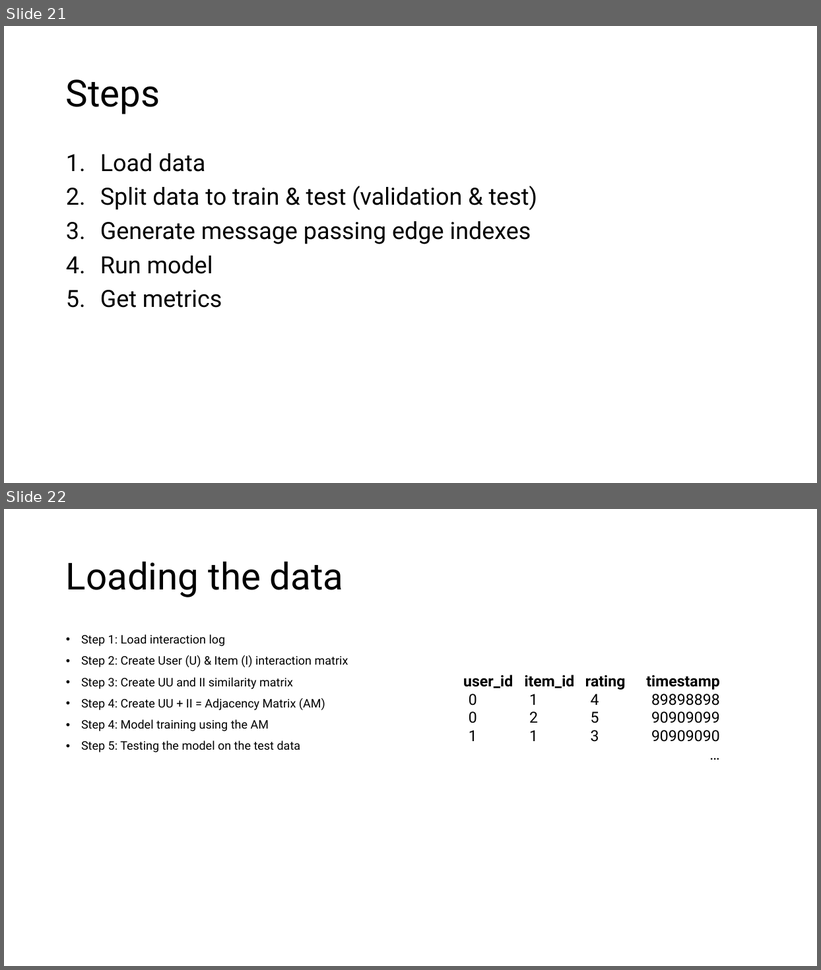
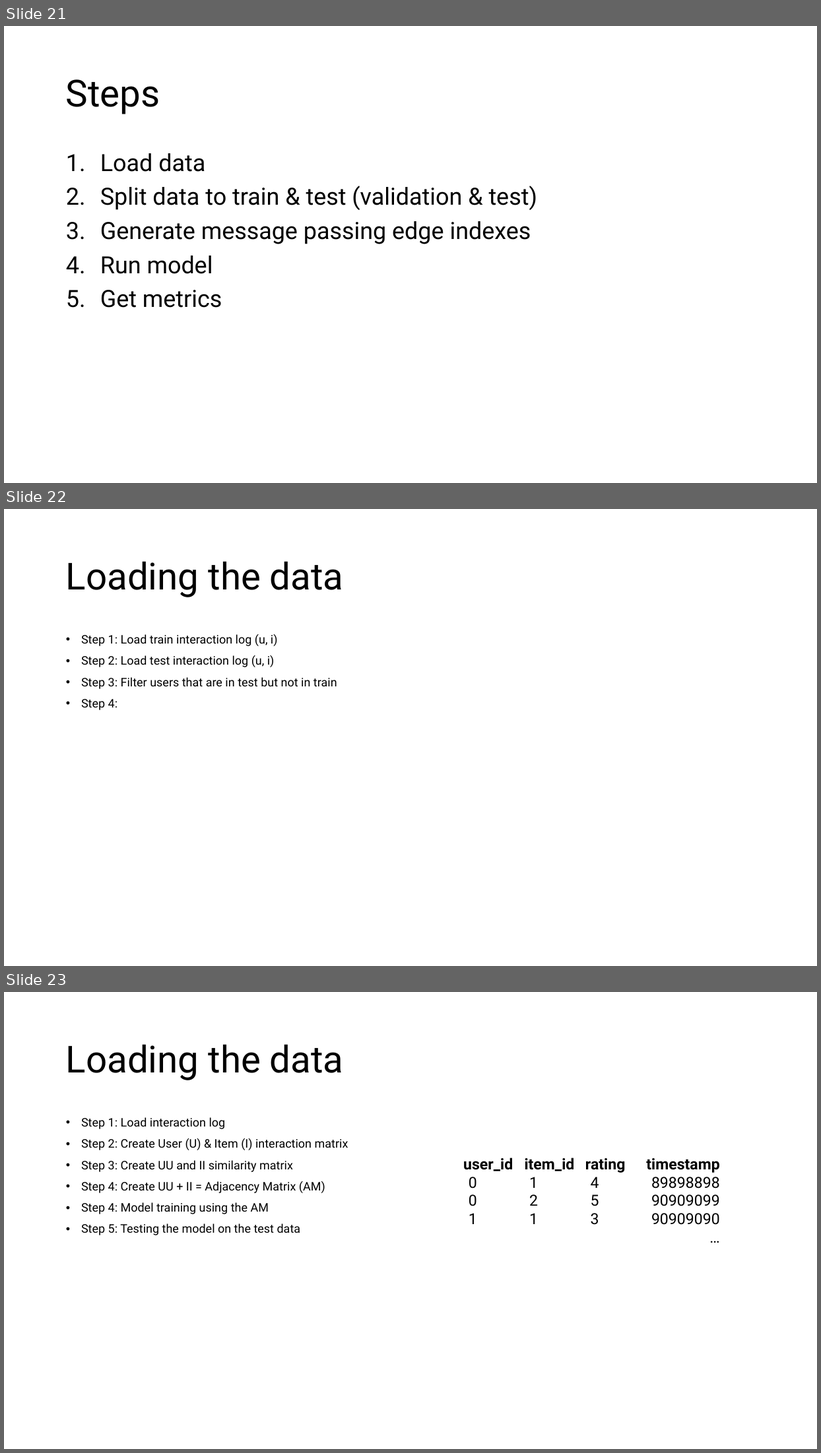
Before and after one commit to tseesurenb/hyperGCN_v4, a slide deck: ppt/HyperGCN_20241118.pptx. Shown one above the other, each under a label of ours: slides 21 and 22 before the commit, slides 21, 22 and 23 after it. The pictures are 821x970 and 821x1453 pixels, drawn with LibreOffice and Linux fonts; fonts in the diff are those of the drawing. Boxes give left, top, right and bottom in pixels: in the first picture for what was removed or moved away, otherwise in the second. Text is boxed around its words. In the diff, an @@ line names an element or a change of style, - is before the commit and + after.

```diff
--- a/ppt/HyperGCN_20241118.pptx
+++ b/ppt/HyperGCN_20241118.pptx
@@ slide 22 added at (x1=4, y1=509, x2=817, y2=966), background #FFFFFF @@
@@ title added at (x1=66, y1=561, x2=344, y2=597), 44 pt, text #000000 @@
+Loading the data
@@ text added at (x1=81, y1=634, x2=337, y2=710), 14 pt, text #000000 @@
+• Step 1: Load train interaction log (u, i)
+• Step 2: Load test interaction log (u, i)
+• Step 3: Filter users that are in test but not in train
+• Step 4:
@@ what was slide 22 is now slide 23 @@
```
Also in this commit, not shown: 14 other files.
